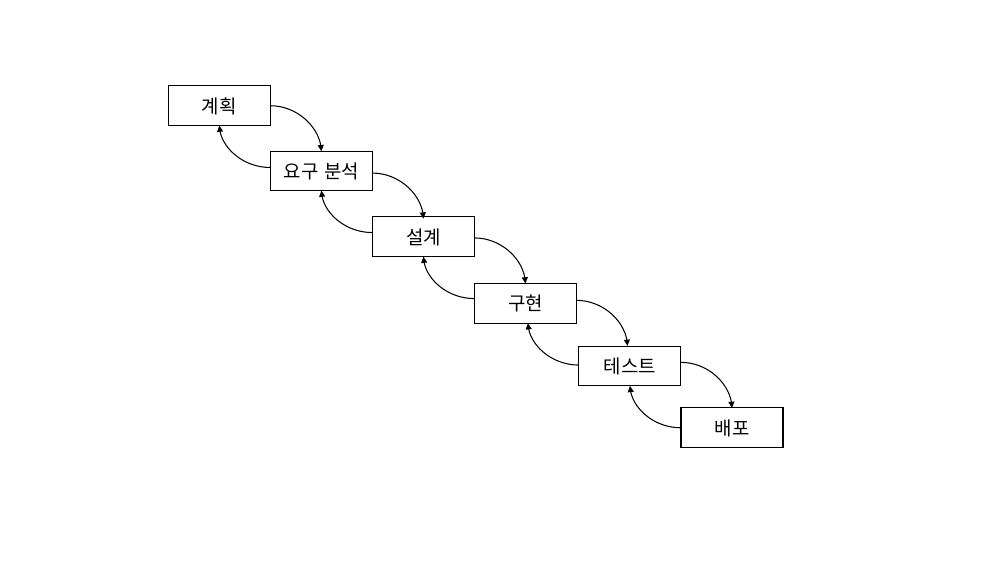
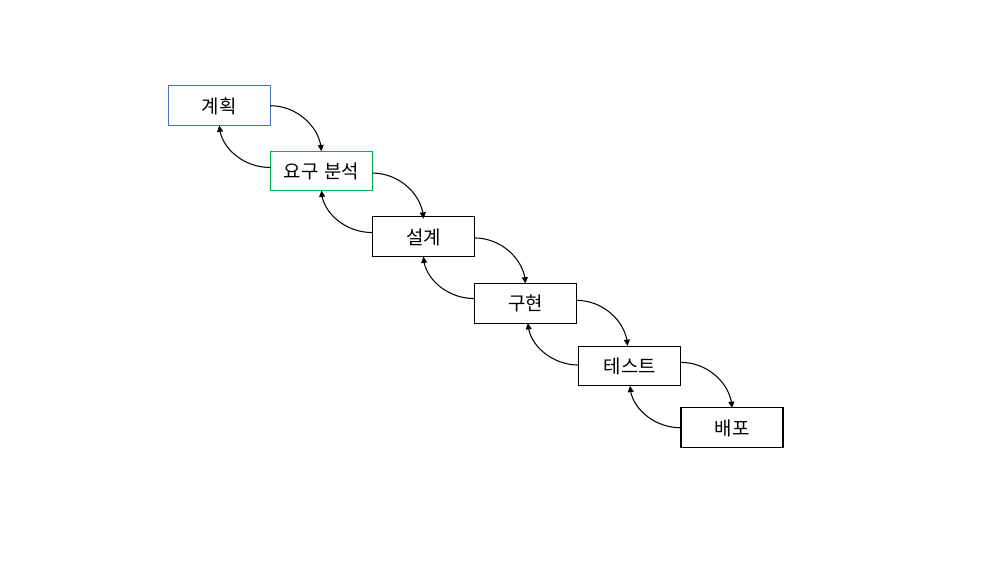
Before and after one commit to 1-day-3-pill/document, a slide deck: slide 2 of Project Plan/Project Plan.pptx. Drawn at 1008x567 pixels with LibreOffice and Linux fonts; fonts in the diff are those of the drawing. Boxes give left, top, right and bottom in pixels: in the first picture for what was removed or moved away, otherwise in the second. Text is boxed around its words. In the diff, an @@ line names an element or a change of style, - is before the commit and + after.

Commit message:
docx, pptx test

```diff
--- a/Project Plan/Project Plan.pptx
+++ b/Project Plan/Project Plan.pptx
@@ rectangle "계획" at (169,86,271,126): outline #000000 1 pt to #4472C4 1 pt @@
@@ rectangle "요구 분석" at (271,151,373,191): outline #000000 1 pt to #00B050 1 pt @@
```
Also in this commit, not shown: 1 other file.
